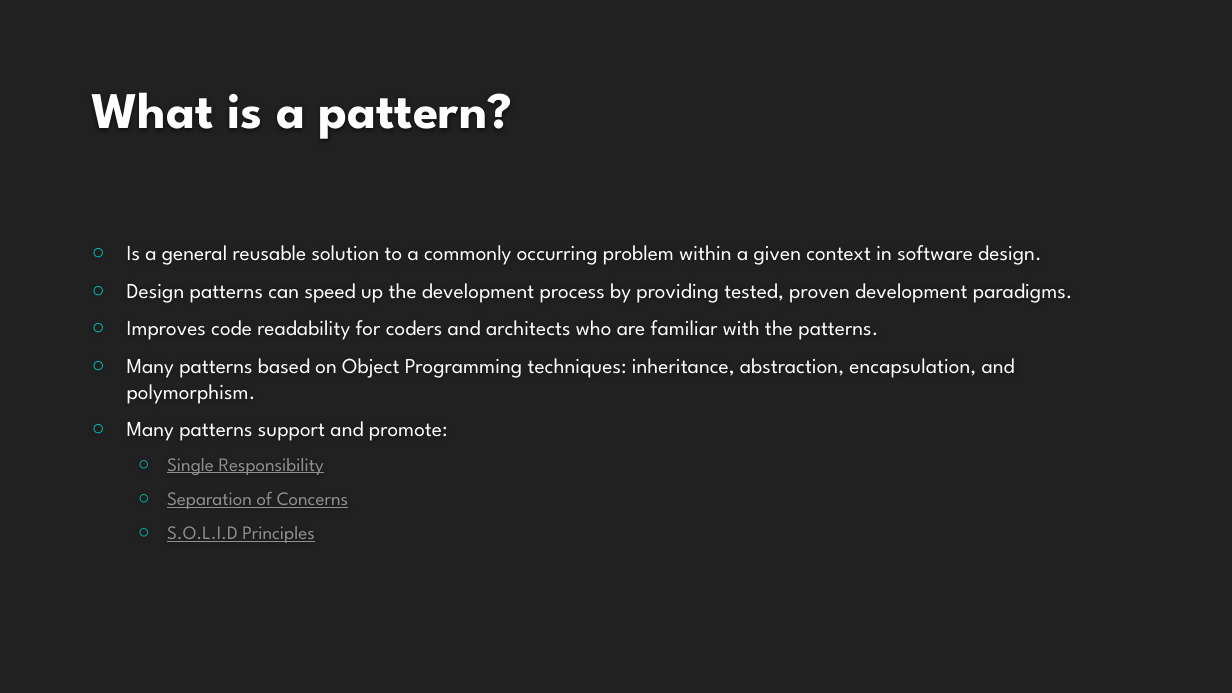
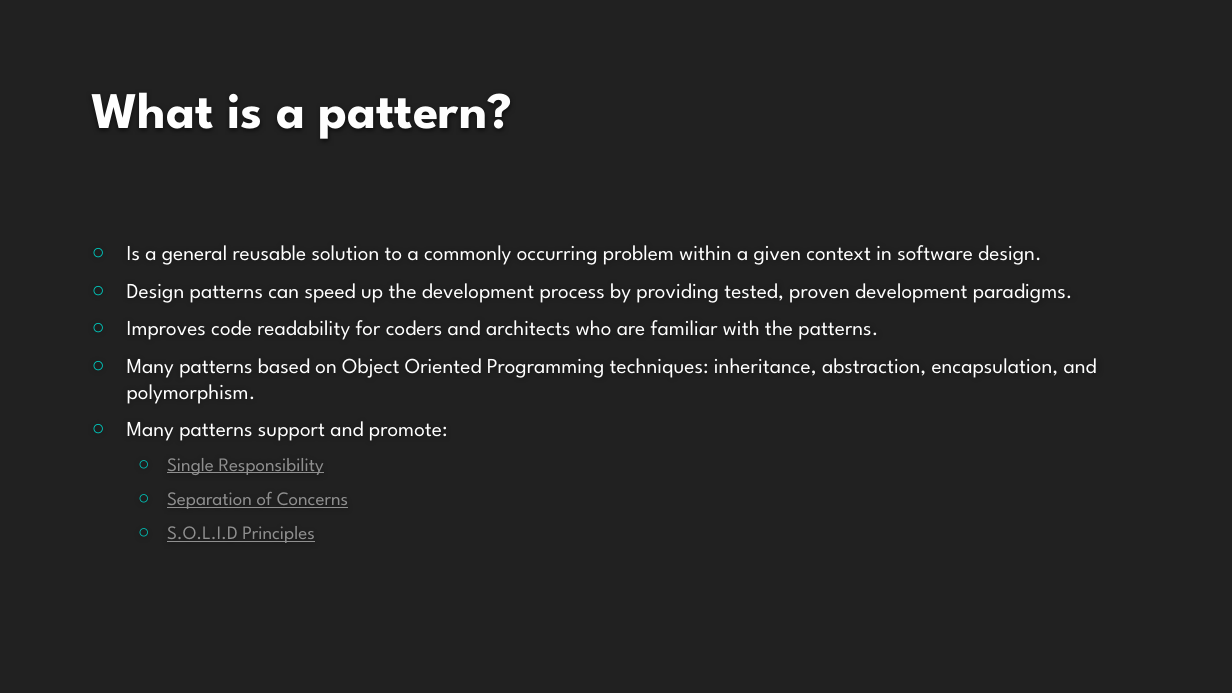
Before and after one commit to buildmotion/better-business-logic-with-typescript, a slide deck: slide 7 of Presentation/Better Business Logic with Typescript.pptx (slide 6 before the commit). Drawn at 1232x693 pixels with LibreOffice and Linux fonts; fonts in the diff are those of the drawing; background and template pictures are left out. Boxes give left, top, right and bottom in pixels: in the first picture for what was removed or moved away, otherwise in the second. Text is boxed around its words. In the diff, an @@ line names an element or a change of style, - is before the commit and + after.

Commit message:
presentation updates

```diff
--- a/Presentation/Better Business Logic with Typescript.pptx
+++ b/Presentation/Better Business Logic with Typescript.pptx
@@ text at [127, 358, 1097, 404]: text changed @@
-○ Many patterns based on Object Programming techniques: inheritance, abstraction, encapsulation, and polymorphism.
+○ Many patterns based on Object Oriented Programming techniques: inheritance, abstraction, encapsulation, and polymorphism.
```
Also in this commit, not shown: 2 other slides changed, 2 slides added, 2 other files.
